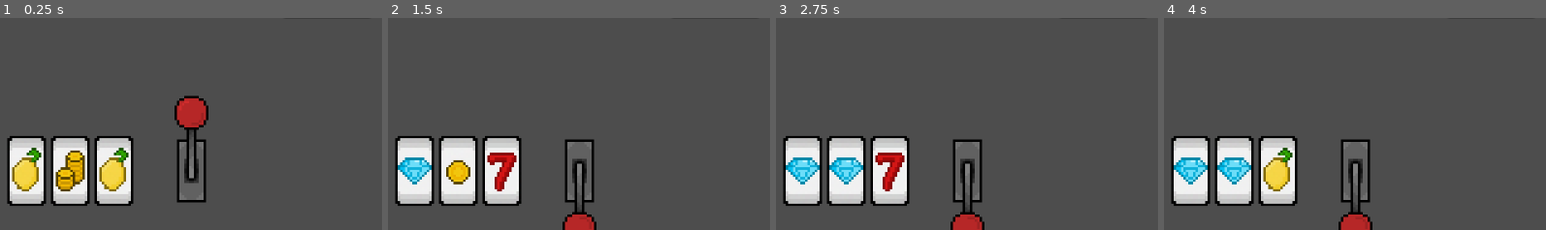
Above: before the commit, frames 1-4 (left to right).
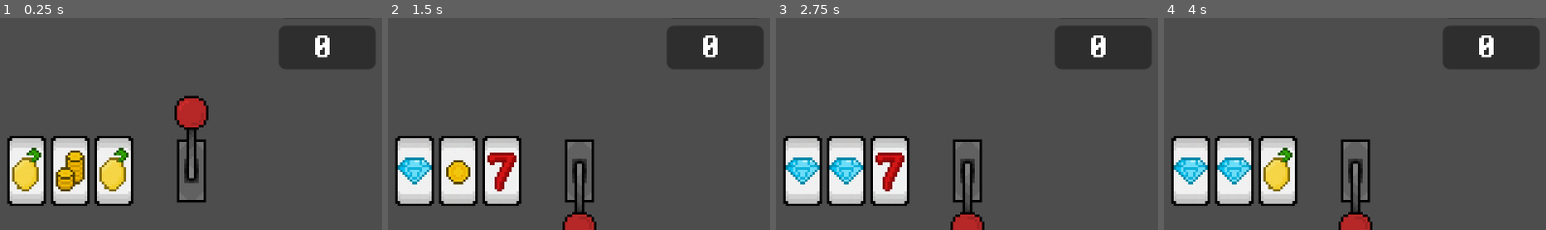
Above: after the commit, the same moments.

Repository: Animo105/gamble
Game: Godot game, scene res://Slot machine/slot_machine.tscn
Same seed, same stepped clock (60 frames per second), same inputs: the game is played once before the commit and once after it.
Inputs (mouse positions are % of the whole screen's width and height, from its top left):
- Up to frame 1 (0.25 s): no input
- Up to frame 2 (1.5 s): click (75, 44) at 0.5 s
- Up to frame 3 (2.75 s): no input
- Up to frame 4 (4 s): tap Enter at 3.5 s
The pictures show only the part of the screen within x 50-100%, y 8-58%; the shares and areas given below are measured in that part.

The runs differ from the first frame. In frame 1, 5.1% of the frame differs, in the area x 73-99%, y 3-25%; in frame 2, 5.1%; in frame 3, 5.1%; in frame 4, 5.1%.

Commit message:
push mes trucs psk la je vais gossé dans global

Diff:
--- a/Assets/JSON/slots.json
+++ b/Assets/JSON/slots.json
@@ -1,87 +1,87 @@
 [
 	{
-		"id":0,
-		"weight":0,
-		"expression":"0",
-		"exp":100,
-		"name":""
+		"id": 0.0,
+		"weight": 0.0,
+		"expression": "0",
+		"exp": 100.0,
+		"name": ""
 	},
-		{
-		"id":1,
-		"weight":3,
-		"expression":"100+func.get_coins_bonus_value()",
-		"name":"coin"
+	{
+		"id": 1.0,
+		"weight": 3.0,
+		"expression": "100+func.get_coins_bonus_value()",
+		"name": "coin"
 	},
-		{
-		"id":2,
-		"weight":1.5,
-		"expression":"500+func.get_coins_bonus_value()",
-		"name":"coin pile"
+	{
+		"id": 2.0,
+		"weight": 1.5,
+		"expression": "500+func.get_coins_bonus_value()",
+		"name": "coin pile"
 	},
-		{
-		"id":3,
-		"weight":1,
-		"expression":"2000+func.get_coins_bonus_value()",
-		"name":"diamond"
+	{
+		"id": 3.0,
+		"weight": 1.0,
+		"expression": "2000+func.get_coins_bonus_value()",
+		"name": "diamond"
 	},
-		{
-		"id":4,
-		"weight":0.5,
-		"expression":"func.increase_capsule(1,1)",
-		"name":"blue capsule"
+	{
+		"id": 4.0,
+		"weight": 0.5,
+		"expression": "func.increase_capsule(1,1)",
+		"name": "blue capsule"
 	},
-		{
-		"id":5,
-		"weight":0.5,
-		"expression":"func.increase_capsule(2,1)",
-		"name":"pink capsule"
+	{
+		"id": 5.0,
+		"weight": 0.5,
+		"expression": "func.increase_capsule(2,1)",
+		"name": "pink capsule"
 	},
-		{
-		"id":6,
-		"weight":0,
-		"expression":"func.increase_capsule(3,1)",
-		"name":"gold capsule"
+	{
+		"id": 6.0,
+		"weight": 0.0,
+		"expression": "func.increase_capsule(3,1)",
+		"name": "gold capsule"
 	},
-		{
-		"id":7,
-		"weight":3,
-		"expression":"amount *(3+func.get_fruits_bonus_mult())",
-		"name":"lemon"
+	{
+		"id": 7.0,
+		"weight": 3.0,
+		"expression": "amount *(3+func.get_fruits_bonus_mult())",
+		"name": "lemon"
 	},
-		{
-		"id":8,
-		"weight":0,
-		"expression":"0",
-		"name":"cherry"
+	{
+		"id": 8.0,
+		"weight": 0.0,
+		"expression": "0",
+		"name": "cherry"
 	},
-		{
-		"id":9,
-		"weight":0,
-		"expression":"0",
-		"name":"melon"
+	{
+		"id": 9.0,
+		"weight": 0.0,
+		"expression": "0",
+		"name": "melon"
 	},
-		{
-		"id":10,
-		"weight":0,
-		"expression":"0",
-		"name":"grape"
+	{
+		"id": 10.0,
+		"weight": 0.0,
+		"expression": "0",
+		"name": "grape"
 	},
-		{
-		"id":11,
-		"weight":0,
-		"expression":"0",
-		"name":"clover"
+	{
+		"id": 11.0,
+		"weight": 0.0,
+		"expression": "0",
+		"name": "clover"
 	},
-		{
-		"id":12,
-		"weight":0,
-		"expression":"0",
-		"name":"horseshoe"
+	{
+		"id": 12.0,
+		"weight": 0.0,
+		"expression": "0",
+		"name": "horseshoe"
 	},
-		{
-		"id":13,
-		"weight":0.001,
-		"expression":"10000000000000000000000000",
-		"name":"seven"
-	},
+	{
+		"id": 13.0,
+		"weight": 0.001,
+		"expression": "10000000000000000000000000",
+		"name": "seven"
+	}
 ]
--- a/Assets/JSON/upgrades.json
+++ b/Assets/JSON/upgrades.json
@@ -1,45 +1,45 @@
 [
 	{
-		"id":0,
-		"name":"Coin UP!",
-		"description":"Possibility of rolling coins goes up.",
-		"cost":100,
-		"max_upgrade": 3,
-		"price_mult":2,
-		"expression":"func.increase_coin_value(100)"
+		"id": 0.0,
+		"name": "Coin UP!",
+		"description": "Possibility of rolling coins goes up.",
+		"cost": 100.0,
+		"max_upgrade": 3.0,
+		"price_mult": 2.0,
+		"expression": "func.increase_coin_value(100)"
 	},
 	{
-		"id":1,
-		"name":"Fruits Connoiseur",
-		"description":"Inrease the value of fruits.",
-		"cost":200,
-		"max_upgrade":6,
-		"price_mult":3,
-		"expression":"func.increase_fruits_mult(0.5)"
+		"id": 1.0,
+		"name": "Fruits Connoiseur",
+		"description": "Inrease the value of fruits.",
+		"cost": 200.0,
+		"max_upgrade": 6.0,
+		"price_mult": 3.0,
+		"expression": "func.increase_fruits_mult(0.5)"
 	},
 	{
-		"id":2,
-		"name":"Going All In!",
-		"description":"Allow to bet larger sums of money.\n(why would i want do that?...)",
-		"cost":500,
-		"expression":"func.allow_bet(true)"
+		"id": 2.0,
+		"name": "Going All In!",
+		"description": "Allow to bet larger sums of money.\n(why would i want do that?...)",
+		"cost": 500.0,
+		"expression": "func.allow_bet(true)"
 	},
 	{
-		"id":3,
-		"name":"99% of gamblers quit...",
-		"description":"Boost chances of winning.",
-		"cost":500,
-		"max_upgrade":4,
-		"price_mult":2,
-		"expression":"func.increase_luck(0.5)"
+		"id": 3.0,
+		"name": "99% of gamblers quit...",
+		"description": "Boost chances of winning.",
+		"cost": 500.0,
+		"max_upgrade": 4.0,
+		"price_mult": 2.0,
+		"expression": "func.increase_luck(0.5)"
 	},
 	{
-		"id":4,
-		"name":"Time is Money",
-		"description":"Slot machine rolls faster.",
-		"cost":500,
-		"max_upgrade":2,
-		"price_mult":2,
-		"expression":"func.increase_slot_speed(0.25)"
+		"id": 4.0,
+		"name": "Time is Money",
+		"description": "Slot machine rolls faster.",
+		"cost": 500.0,
+		"max_upgrade": 2.0,
+		"price_mult": 2.0,
+		"expression": "func.increase_slot_speed(0.25)"
 	}
 ]
--- a/Autoloads/HUD/hud.tscn
+++ b/Autoloads/HUD/hud.tscn
@@ -133,6 +133,20 @@
 theme_override_font_sizes/font_size = 5
 text = "Performance"
 
+[node name="exp" type="Panel" parent="."]
+offset_left = 275.0
+offset_top = 20.0
+offset_right = 315.0
+offset_bottom = 38.0
+
+[node name="Label" type="Label" parent="exp"]
+layout_mode = 0
+offset_left = 14.0
+offset_right = 54.0
+offset_bottom = 23.0
+theme_override_fonts/font = ExtResource("1_jis8a")
+text = "0"
+
 [connection signal="pressed" from="HBoxContainer/slot machine" to="." method="_on_slot_machine_pressed"]
 [connection signal="pressed" from="HBoxContainer/gacha machine" to="." method="_on_gacha_machine_pressed"]
 [connection signal="pressed" from="HBoxContainer/upgrades" to="." method="_on_upgrades_pressed"]
--- a/Autoloads/HUD/hud_script.gd
+++ b/Autoloads/HUD/hud_script.gd
@@ -25,10 +25,15 @@
 	buttons.append(gacha_machine)
 	buttons.append(upgrades)
 	Global._money_update.connect(_money_update)
+	Global.experience_update.connect(_experience_update)
 	_money_update()
+	_experience_update()
 
 func _money_update():
 	$money/Label.text = "%d$" % Global.money
+
+func _experience_update():
+	$exp/Label.text = str(Global.level)
 
 
 func _on_slot_machine_pressed() -> void:
--- a/Autoloads/global.gd
+++ b/Autoloads/global.gd
@@ -1,6 +1,21 @@
 extends Node
 
 signal _money_update
+signal experience_update
+
+var level : int = 0:
+	set(value):
+		level = value
+
+var levelUpAmmount : int = 100
+var experience : int = 0:
+	set(value):
+		experience = value
+		if experience >= levelUpAmmount:
+			experience -= levelUpAmmount
+			level += 1
+			levelUpAmmount *= 1.2
+		experience_update.emit()
 
 var money : int = 500:
 	set(value):
--- a/Autoloads/slots_data.gd
+++ b/Autoloads/slots_data.gd
@@ -40,6 +40,7 @@
 				push_error("Execution failed in slot ", id, " : ", ex.get_error_text())
 				return 0
 			else:
+				Global.experience += exp_gain
 				return result
 		else:
 			push_error("Error in slot ", id, " : ", ex.get_error_text())
--- a/Slot machine/Scripts/slot_machine_script.gd
+++ b/Slot machine/Scripts/slot_machine_script.gd
@@ -23,6 +23,7 @@
 		weights.append(SlotsData.slots[possibility].weight)
 
 func _on_lever_button_pressed() -> void:
+	print("exp: ",Global.experience)
 	# check si tu peux pull le lever, animation + take money
 	if Global.money >= Global.bet_ammount:
 		var gambling = $gambling
@@ -31,7 +32,6 @@
 		lever_button.disabled = true
 		var bet = Global.bet_ammount
 		Global.money += -Global.bet_ammount
-
 		# pull le levier
 		Hud.disable_button(true)
 		var random = RandomNumberGenerator.new()
@@ -53,6 +53,8 @@
 			Global.money += reward
 			var winSound = $winSound
 			winSound.play()
+		else:
+			Global.experience += 10
 		lever_sprite.play("lever_up")
 		lever_button.disabled = false
 		for slot in slots:
@@ -61,7 +63,6 @@
 		# pu d'argent a gamble, la game est perdu?
 		if Global.money == 0:
 			pass
-
 
 func _on_bet_text_focus_exited() -> void:
 	var number = int(bet_text.text)
@@ -74,6 +75,5 @@
 	if Global.is_bet_allowed:
 		bet_text.text = str(Global.bet_ammount)
 
-
 func _on_bet_text_text_submitted(_new_text: String) -> void:
 	bet_text.release_focus()
Not shown, added: Slot machine/slot_machine.tscn11249914041.tmp
Not shown, added: Slot machine/slot_machine.tscn11255571829.tmp
